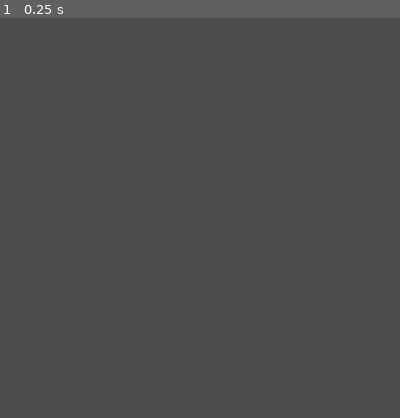
Above: before the commit, frame 1.
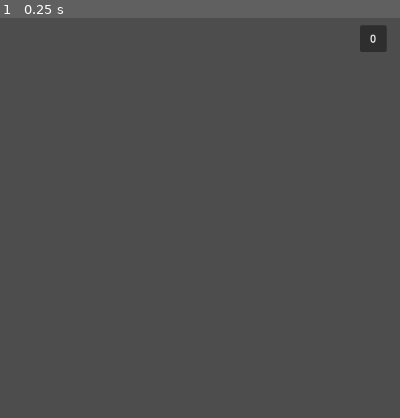
Above: after the commit, the same moment.

Repository: lcrol77/godot-coding-challenges
Game: Godot game, scene res://main.tscn
Two runs of this game, one before a commit and one after it. Both use one fixed random seed, a clock stepped at 60 frames per second and the inputs below.
Inputs:
- Up to frame 1 (0.25 s): no input
The pictures show only the part of the screen within x 50-100%, y 1-51%; the shares and areas given below are measured in that part.

The runs differ from the first frame. In frame 1, 0.4% of the frame differs, in the area x 90-97%, y 2-9%.

Commit message:
added score tracking

Diff:
--- a/snake/components/snake/snake.gd
+++ b/snake/components/snake/snake.gd
@@ -69,7 +69,5 @@
 		if curr_body.enabled:
 			Events.game_over.emit()
 
-
-
 func _on_screen_exited() -> void:
 	Events.game_over.emit()
--- a/snake/main.gd
+++ b/snake/main.gd
@@ -2,13 +2,15 @@
 
 @export var PIXEL_SIZE: int = 20
 @export var game_grid: GameGrid
+@export var stats: Stats
+
 const APPLE = preload("res://components/apple.tscn")
 func _ready() -> void:
 	Events.game_over.connect(handle_game_over)
 	Events.grid_add.connect(handle_grid_add)
 	Events.grid_remove.connect(handle_grid_remove)
 	Events.apple_eaten.connect(handle_apple_eaten)
-	handle_apple_eaten()
+	_instance_new_apple()
 
 func handle_game_over():
 	print("Game Over")
@@ -20,11 +22,16 @@
 func handle_grid_remove(pos: Vector2):
 	game_grid.remove(get_tile_from_global(pos))
 
-func handle_apple_eaten() -> void:
+func _instance_new_apple():
 	var pos : Vector2 = get_global_from_tile(game_grid.get_random_empty_tile())
 	var inst : Area2D = APPLE.instantiate()
 	inst.global_position = pos
 	call_deferred("add_child", inst)
+
+func handle_apple_eaten() -> void:
+	_instance_new_apple()
+	print(stats.score)
+	stats.score = stats.score + 1
 
 func get_tile_from_global(global_pos: Vector2) -> Vector2i:
 	var tile_x := int(global_pos.x) / PIXEL_SIZE
--- a/snake/main.tscn
+++ b/snake/main.tscn
@@ -1,12 +1,14 @@
-[gd_scene load_steps=4 format=3 uid="uid://w3d3vtu2jlu1"]
+[gd_scene load_steps=5 format=3 uid="uid://w3d3vtu2jlu1"]
 
 [ext_resource type="PackedScene" uid="uid://dkcwrgdo3oyhv" path="res://components/snake/snake.tscn" id="1_0dakr"]
 [ext_resource type="Script" path="res://main.gd" id="1_ulgk1"]
+[ext_resource type="Script" path="res://score.gd" id="4_iti83"]
 [ext_resource type="Script" path="res://components/game_grid.gd" id="4_wjyrl"]
 
-[node name="Main" type="Node2D" node_paths=PackedStringArray("game_grid")]
+[node name="Main" type="Node2D" node_paths=PackedStringArray("game_grid", "stats")]
 script = ExtResource("1_ulgk1")
 game_grid = NodePath("GameGrid")
+stats = NodePath("CanvasLayer/Score")
 
 [node name="Snake" parent="." instance=ExtResource("1_0dakr")]
 position = Vector2(610, 610)
@@ -15,3 +17,24 @@
 [node name="GameGrid" type="Node" parent="."]
 script = ExtResource("4_wjyrl")
 size = Vector2i(60, 60)
+
+[node name="CanvasLayer" type="CanvasLayer" parent="."]
+
+[node name="Score" type="Panel" parent="CanvasLayer"]
+anchors_preset = 1
+anchor_left = 1.0
+anchor_right = 1.0
+offset_left = -60.0
+offset_top = 20.0
+offset_right = -20.0
+offset_bottom = 60.0
+grow_horizontal = 0
+script = ExtResource("4_iti83")
+
+[node name="Label" type="Label" parent="CanvasLayer/Score"]
+layout_mode = 0
+offset_right = 40.0
+offset_bottom = 40.0
+text = "0"
+horizontal_alignment = 1
+vertical_alignment = 1
--- /dev/null
+++ b/snake/score.gd
@@ -0,0 +1,9 @@
+class_name Stats
+extends Panel
+
+@onready var label: Label = $Label
+var score: int:
+	set(val):
+		score = val
+		if label != null:
+			label.text = str(val)
